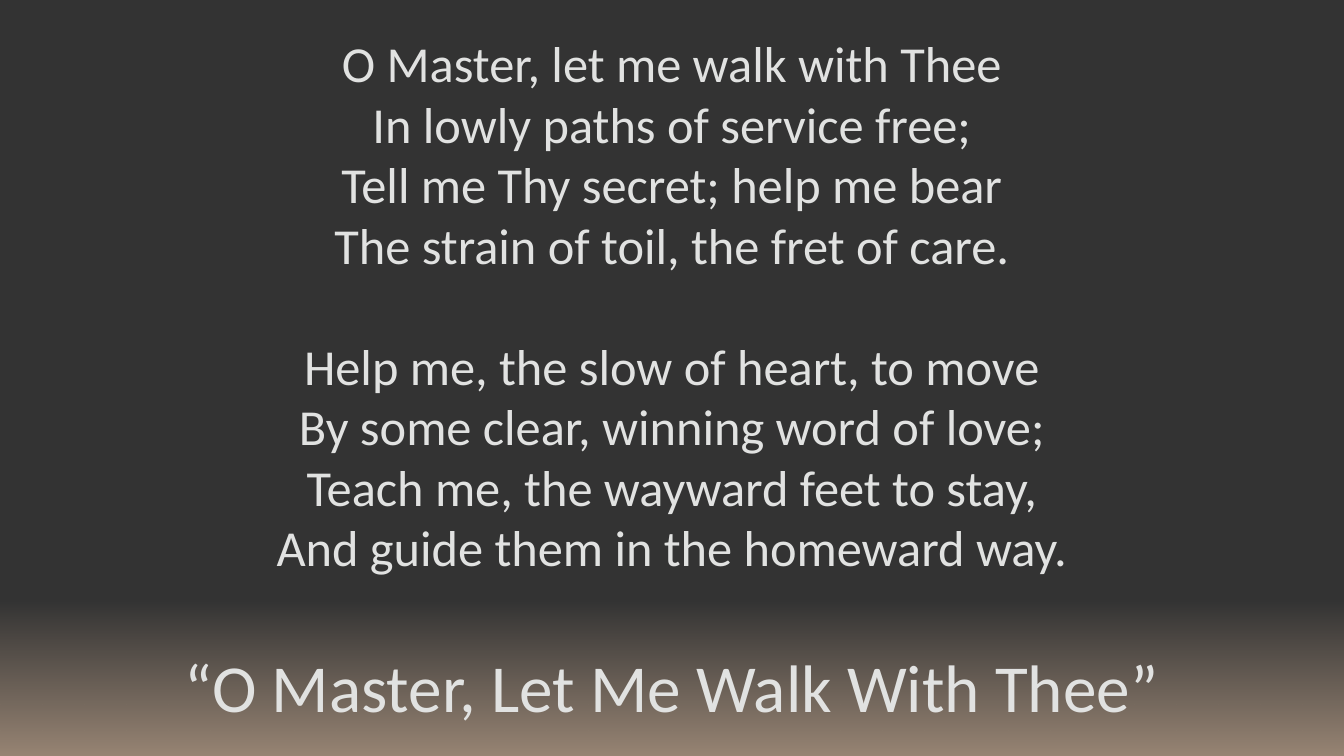
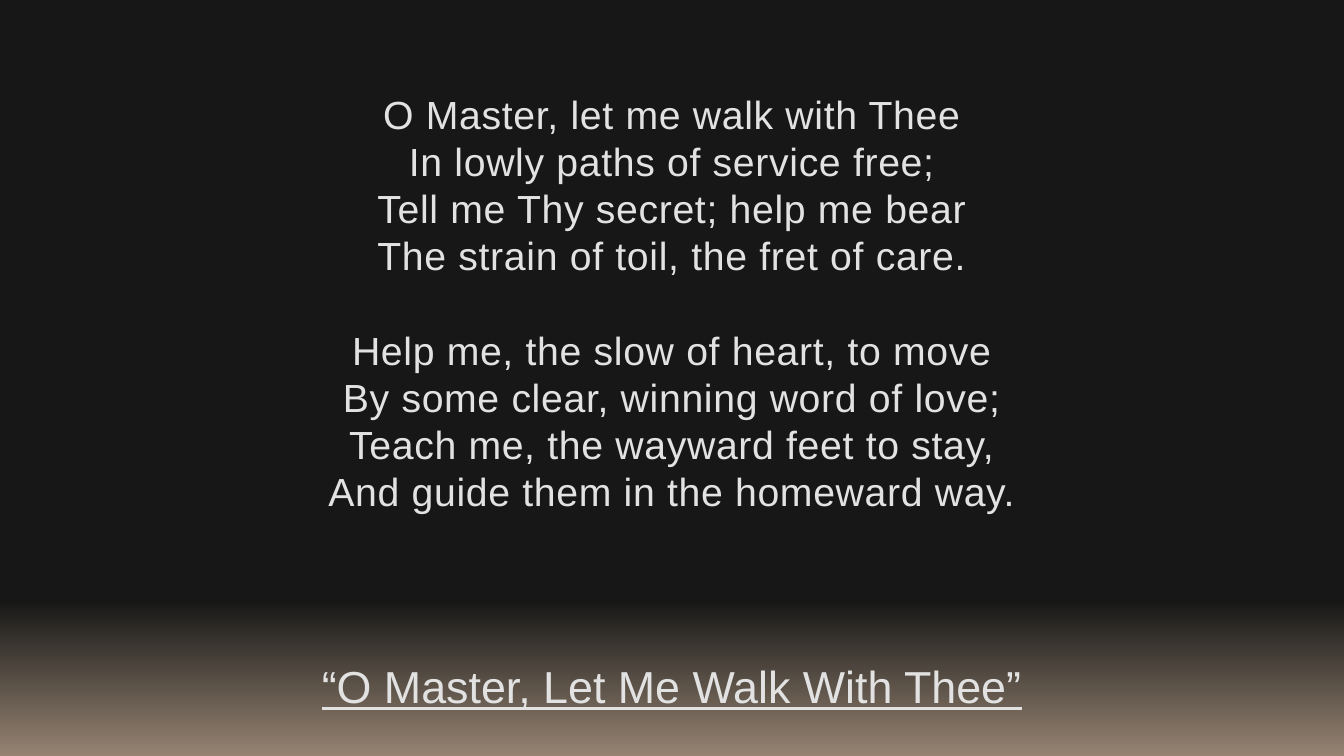
Before and after one commit to kevinmcmilian/ZarahemlaHymnPPTs, a slide deck: slide 1 of 310 - Oh Master, Let Me Walk With Thee.pptx. Drawn at 1344x756 pixels with LibreOffice and Linux fonts; fonts in the diff are those of the drawing. Boxes give left, top, right and bottom in pixels: in the first picture for what was removed or moved away, otherwise in the second. Text is boxed around its words. In the diff, an @@ line names an element or a change of style, - is before the commit and + after.

```diff
--- a/310 - Oh Master, Let Me Walk With Thee.pptx
+++ b/310 - Oh Master, Let Me Walk With Thee.pptx
@@ background #333333 to #161716 @@
@@ text "O Master, let me walk ...": place and size @@
-text "O Master, let me walk ..." at box(277, 47, 1067, 575)
+text "O Master, let me walk ..." at box(328, 100, 1015, 514)
@@ text "O Master, let me walk ..." at box(328, 100, 1015, 514): size 36 to 28 pt, font Calibri to Arial, letter spacing 0 to 0.5 pt @@
@@ text "“O Master, Let Me Walk ...": place and size @@
-text "“O Master, Let Me Walk ..." at box(185, 664, 1158, 721)
+text "“O Master, Let Me Walk ..." at box(322, 670, 1021, 710)
@@ text "“O Master, Let Me Walk ..." at box(322, 670, 1021, 710): size 48 to 32 pt, font Calibri to Arial, underline on @@
```
Also in this commit, not shown: 1 other slide changed, 59 other files.
